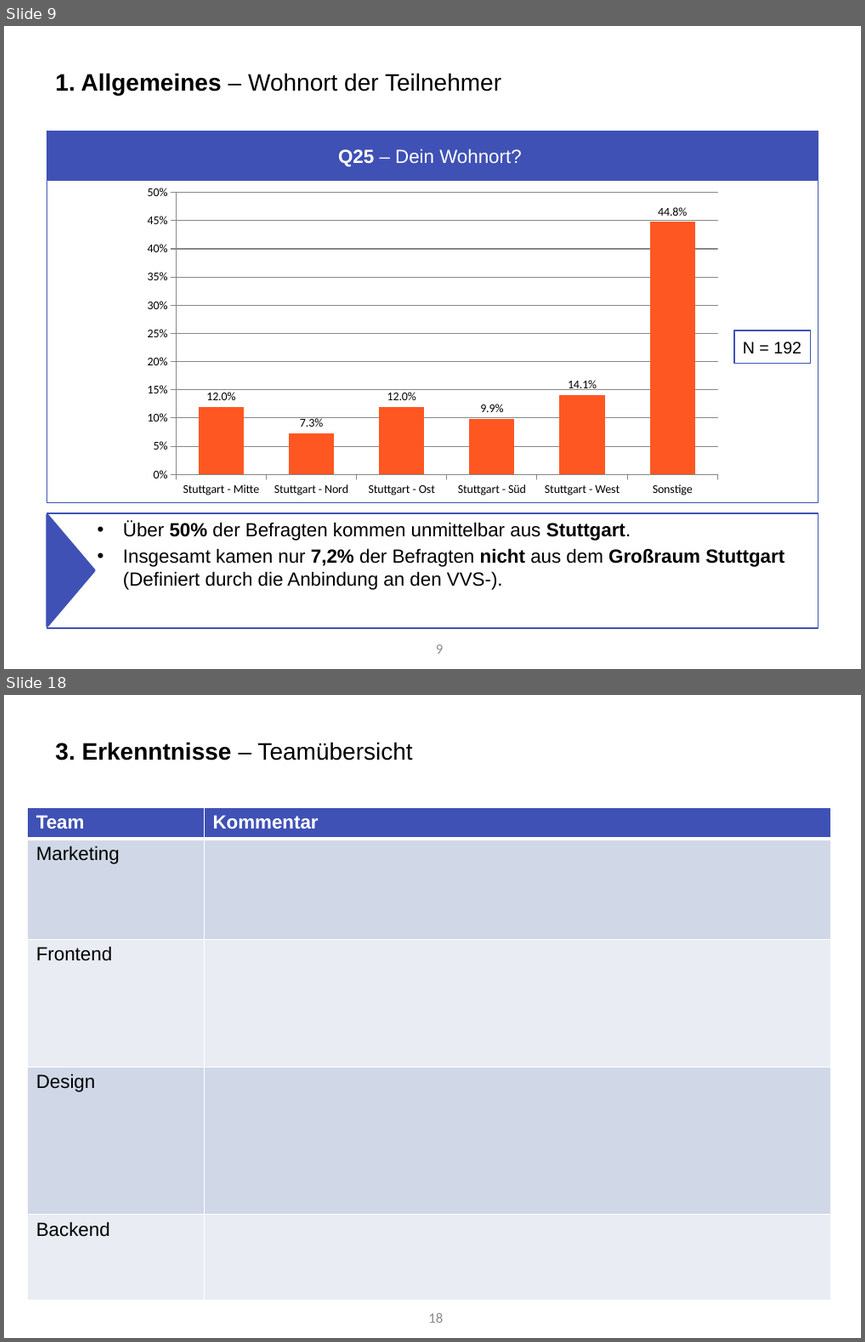
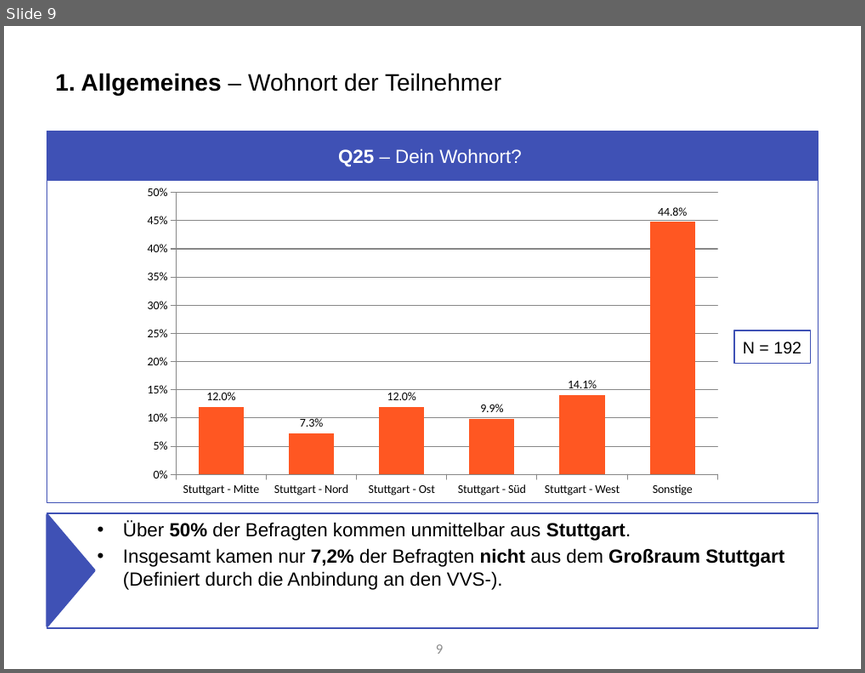
Before and after one commit to Roba1993/Happy-Hour, a slide deck: documents/marketing/Marketing Analyse von Umfrage 1 Fokus Social Media (5.7).pptx. Shown one above the other, each under a label of ours: slides 9 and 18 before the commit, slide 9 after it; the slides between them are not shown. The pictures are 865x1342 and 865x673 pixels, drawn with LibreOffice and Linux fonts; fonts in the diff are those of the drawing. Boxes give left, top, right and bottom in pixels: in the first picture for what was removed or moved away, otherwise in the second. Text is boxed around its words. In the diff, an @@ line names an element or a change of style, - is before the commit and + after.

```diff
--- a/documents/marketing/Marketing Analyse von Umfrage 1 Fokus Social Media (5.7).pptx
+++ b/documents/marketing/Marketing Analyse von Umfrage 1 Fokus Social Media (5.7).pptx
@@ slide 18 removed at (4, 695, 861, 1338), background #FFFFFF @@
@@ text removed at (55, 742, 412, 760) @@
-3. Erkenntnisse – Teamübersicht
@@ table removed at (28, 807, 831, 1300), 5 rows, 2 columns @@
-Team | Kommentar
-Marketing | 
-Frontend | 
-Design | 
-Backend | 
@@ page number removed at (428, 1312, 443, 1322) @@
-18
```
Also in this commit, not shown: 8 slides changed.
